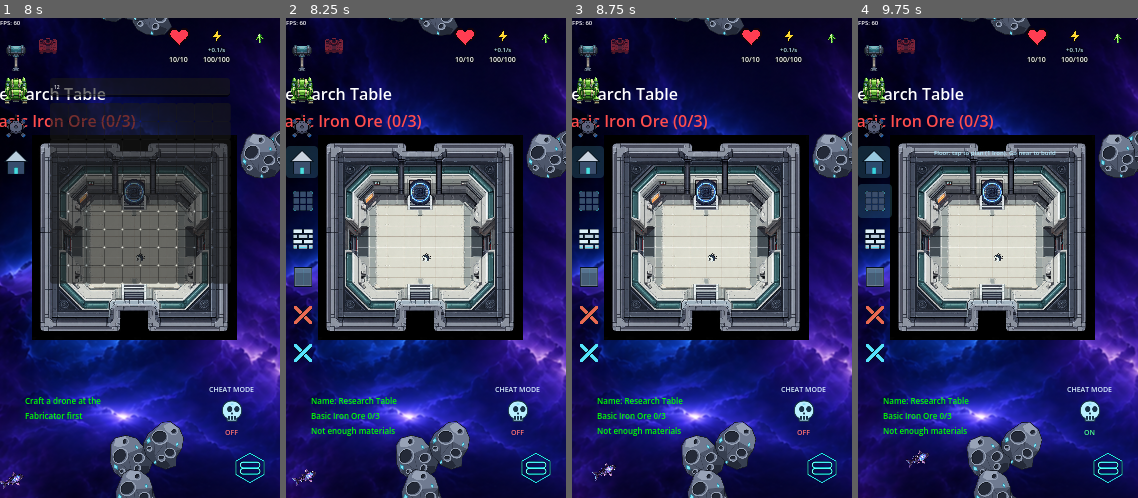
Above: before the commit, frames 1-4 (left to right).
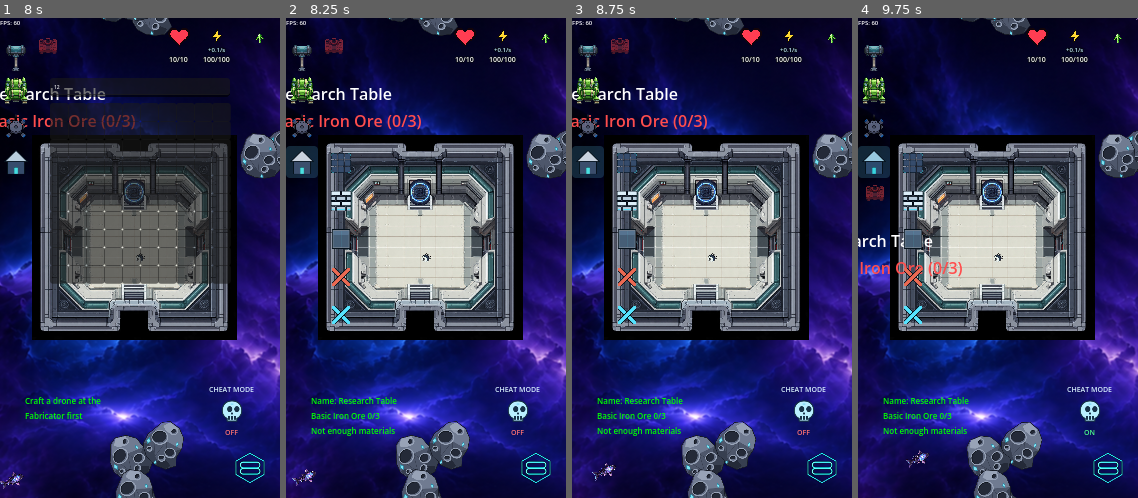
Above: after the commit, the same moments.

Repository: wildane/ShootingStar
Game: Godot game, scene res://scene/main_menu/main_menu.tscn
Same seed, same stepped clock (60 frames per second), same inputs: the game is played once before the commit and once after it.
Inputs (mouse positions are in pixels of both pictures, inside the frame that each line leads up to):
- Up to frame 1 (8 s): click "New Game" at 0.5 s; click "New Game" at 1.25 s; tap Enter at 2 s; drag from (140, 186) to (198, 234) at 2.02 s; drag from (84, 282) to (140, 234) at 2.77 s; move the mouse to (168, 152) at 3.52 s; hold Right 3.53-4.25 s; tap Backspace at 3.6 s; click (16, 56) at 4.25 s; click (47, 56) at 5 s; click (16, 90) at 5.75 s; click (140, 85) at 6.52 s; type "12" at 6.6 s; click (16, 123) at 7.25 s
- Up to frame 2 (8.25 s): click (302, 162) at 8 s
- Up to frame 3 (8.75 s): no input
- Up to frame 4 (9.75 s): click (1090, 411) at 8.75 s; click (874, 200) at 9.52 s

Frame 1 is identical in both runs. In frame 2, 2.0% of the frame differs, in the area x 2-24%, y 28-72%; in frame 3, 2.0%; in frame 4, 4.3%, in the area x 0-71%, y 4-72%.

Commit message:
HUD bina: 1st di kanan rumah, lain ke bawah dalam lajur menegak

Diff:
--- a/scene/level_3/build_system/BuildGrid.gd
+++ b/scene/level_3/build_system/BuildGrid.gd
@@ -142,7 +142,7 @@
 	bekas.add_child(_butang_rumah)
 
 	# Menu mengembang sebagai overlay supaya VBox tidak berubah saiz.
-	# Semua butang pilihan disusun dalam 1 lajur menegak ke bawah (5 baris).
+	# 1st di sebelah ikon rumah (kanan), selebihnya menegak ke bawah dari situ.
 	_kumpulan = Control.new()
 	_kumpulan.name = "PilihanBina"
 	_kumpulan.mouse_filter = Control.MOUSE_FILTER_IGNORE
@@ -156,13 +156,13 @@
 	for i in range(ikon_jenis.size()):
 		var butang := _buat_butang(ikon_jenis[i], NAMA_JENIS[i], tema)
 		butang.toggle_mode = true
-		butang.position = Vector2(0.0, LANGKAH_BUTANG * float(i + 1))
+		butang.position = Vector2(LANGKAH_BUTANG, LANGKAH_BUTANG * float(i))
 		butang.pressed.connect(_pilih.bind(i))
 		_kumpulan.add_child(butang)
 		_butang.append(butang)
 
 	var batal := _buat_butang(IKON_HUD_BATAL, "Cancel", tema)
-	batal.position = Vector2(0.0, LANGKAH_BUTANG * float(ikon_jenis.size() + 1))
+	batal.position = Vector2(LANGKAH_BUTANG, LANGKAH_BUTANG * float(ikon_jenis.size()))
 	batal.pressed.connect(_batal)
 	_kumpulan.add_child(batal)
 
